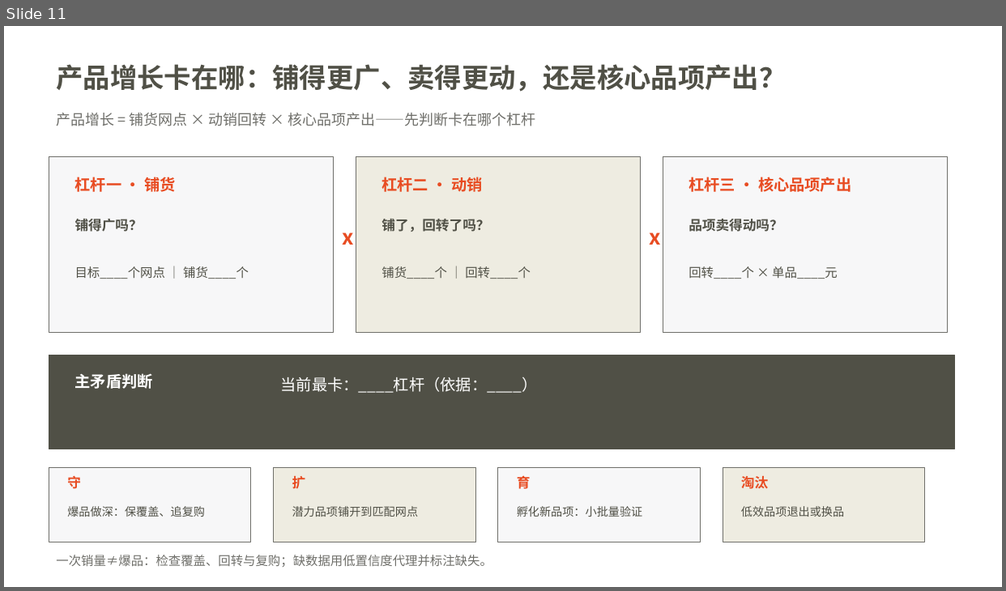
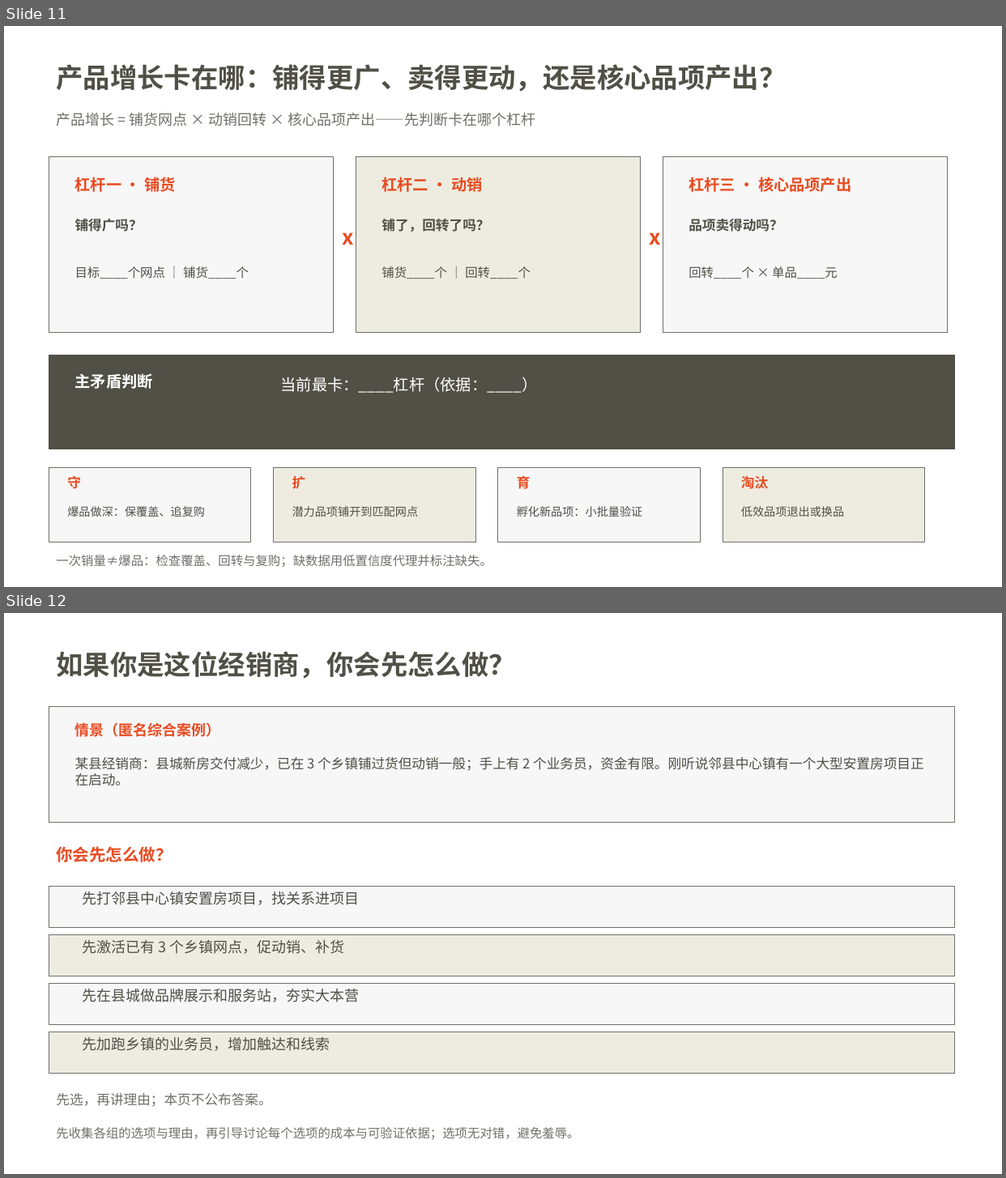
Before and after one commit to swefner/company-ppt-skills, a slide deck: domains/yuhong/assets/components/yuhong-county-course-components-branded.pptx. Shown one above the other, each under a label of ours: slide 11 before the commit, slides 11 and 12 after it. The pictures are 1006x591 and 1006x1178 pixels, drawn with LibreOffice and Linux fonts; fonts in the diff are those of the drawing; background and template pictures are left out. Boxes give left, top, right and bottom in pixels: in the first picture for what was removed or moved away, otherwise in the second. Text is boxed around its words. In the diff, an @@ line names an element or a change of style, - is before the commit and + after.

Commit message:
Add I3 dealer scenario choice (slide 12) via production line
Interactive family second source page: scenario card -> choice prompt -> four equal choice bands -> debrief cue (instructor-paced, no answer revealed), 15 named objects, token colors. Full pipeline: build-i3.ps1 -> verify -> preview component-12.png -> registry -> generator (index/catalog SHA 9622BE2F) -> contact sheet -> promote -> slot contract + build contract synced.

```diff
--- a/domains/yuhong/assets/components/yuhong-county-course-components-branded.pptx
+++ b/domains/yuhong/assets/components/yuhong-county-course-components-branded.pptx
@@ slide 12 added at <box>4,613,1002,1174</box>, background picture (left out) @@
@@ text added at <box>56,651,515,679</box>, 26 pt, text #505046, bold @@
+如果你是这位经销商，你会先怎么做？
@@ rectangle added at <box>49,707,955,823</box>, fill #F7F7F8, outline #6F6F6A 0.75 pt @@
@@ text added at <box>75,722,221,737</box>, 14 pt, text #E84C22, bold @@
+情景（匿名综合案例）
@@ text added at <box>75,757,924,786</box>, 13 pt, text #505046 @@
+某县经销商：县城新房交付减少，已在 3 个乡镇铺过货但动销一般；手上有 2 个业务员，资金有限。刚听说邻县中心镇有一个大型安置房项目正在启动。
@@ text added at <box>56,846,172,862</box>, 16 pt, text #E84C22, bold @@
+你会先怎么做？
@@ rectangle added at <box>49,886,955,927</box>, fill #F7F7F8, outline #6F6F6A 0.75 pt @@
@@ text added at <box>83,892,360,905</box>, 14 pt, text #505046 @@
+先打邻县中心镇安置房项目，找关系进项目
@@ rectangle added at <box>49,935,955,976</box>, fill #EEECE1, outline #6F6F6A 0.75 pt @@
@@ text added at <box>83,940,345,954</box>, 14 pt, text #505046 @@
+先激活已有 3 个乡镇网点，促动销、补货
@@ rectangle added at <box>49,983,955,1024</box>, fill #F7F7F8, outline #6F6F6A 0.75 pt @@
@@ text added at <box>83,989,360,1003</box>, 14 pt, text #505046 @@
+先在县城做品牌展示和服务站，夯实大本营
@@ rectangle added at <box>49,1033,955,1073</box>, fill #EEECE1, outline #6F6F6A 0.75 pt @@
@@ text added at <box>83,1037,330,1051</box>, 14 pt, text #505046 @@
+先加跑乡镇的业务员，增加触达和线索
@@ text added at <box>56,1093,271,1107</box>, 13 pt, text #6F6F6A @@
+先选，再讲理由；本页不公布答案。
@@ text added at <box>56,1127,579,1139</box>, 12 pt, text #6F6F6A @@
+先收集各组的选项与理由，再引导讨论每个选项的成本与可验证依据；选项无对错，避免羞辱。
```
Also in this commit, not shown: 11 other files.
